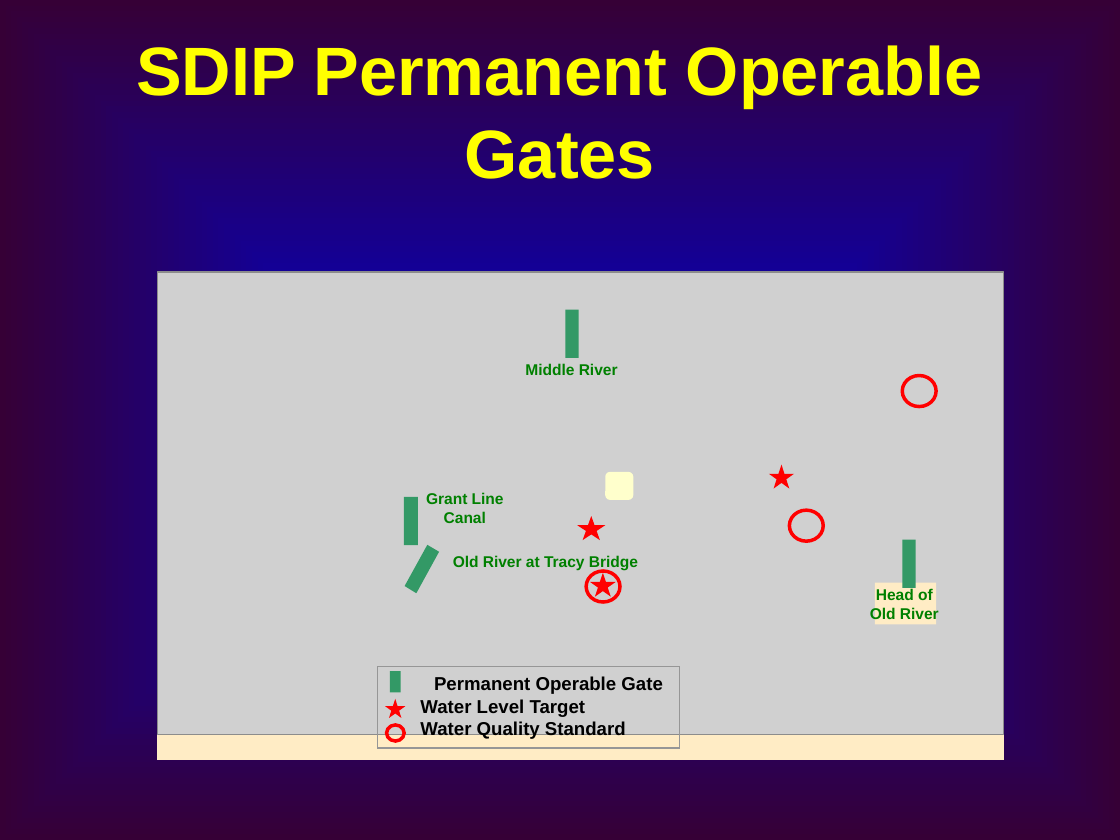
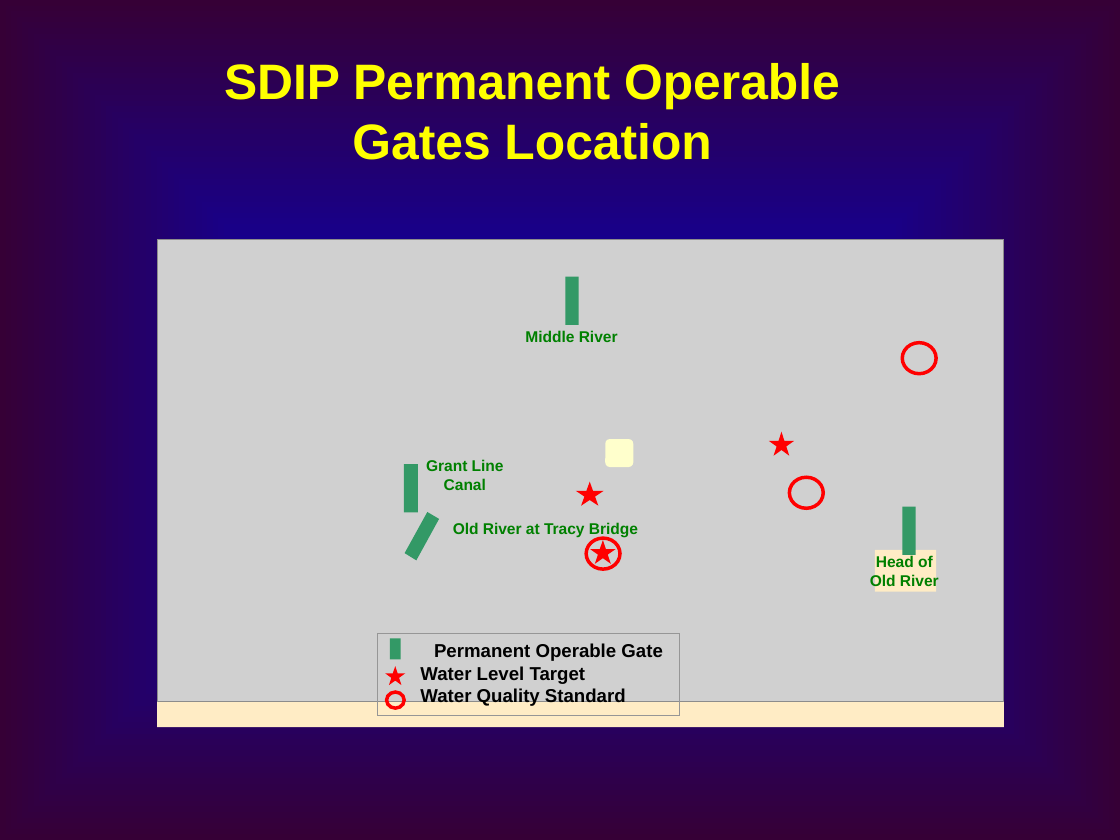
Before and after one commit to CADWRDeltaModeling/dsm2, a slide deck: slide 3 of dsm2/presentations/DSM2 Operting Rule.ppt (slide 2 before the commit). Drawn at 1120x840 pixels with LibreOffice and Linux fonts; fonts in the diff are those of the drawing; grey boxes stand for pictures. Boxes give left, top, right and bottom in pixels: in the first picture for what was removed or moved away, otherwise in the second. Text is boxed around its words. In the diff, an @@ line names an element or a change of style, - is before the commit and + after.

```diff
--- a/dsm2/presentations/DSM2 Operting Rule.ppt
+++ b/dsm2/presentations/DSM2 Operting Rule.ppt
@@ title at (x1=224, y1=63, x2=840, y2=160): text changed; size 44 to 32 pt @@
-SDIP Permanent Operable Gates
+SDIP Permanent Operable Gates Location
@@ 3 texts, 3 rectangles, 2 freeform shapes, 1 picture, 1 ellipse moved together from (x1=157, y1=272, x2=1004, y2=760) to (x1=157, y1=240, x2=1004, y2=728) @@
@@ 4 freeform shapes, 4 rectangles, 3 ellipses, 2 texts, 1 rounded rectangle moved together from (x1=377, y1=363, x2=939, y2=748) to (x1=377, y1=330, x2=939, y2=715) @@
```
Also in this commit, not shown: 19 other slides changed, 1 slide added, 1 slide removed.
